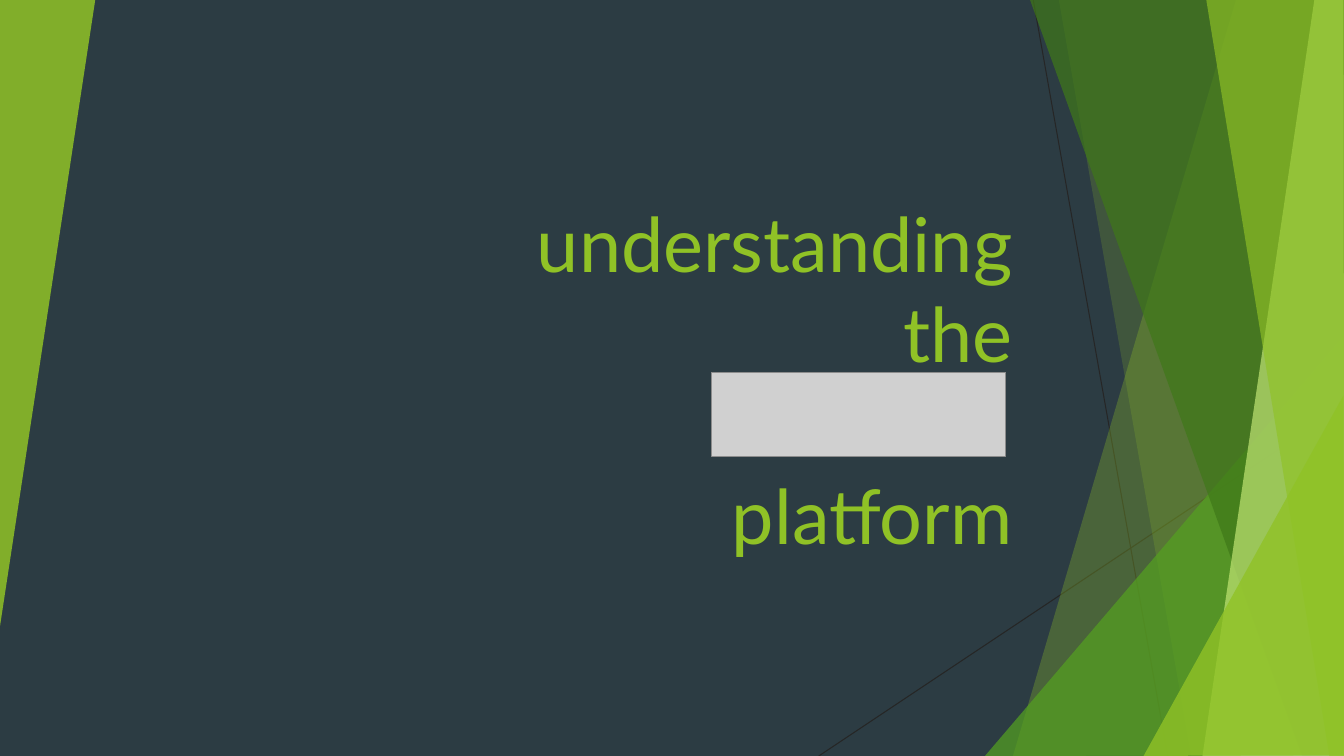
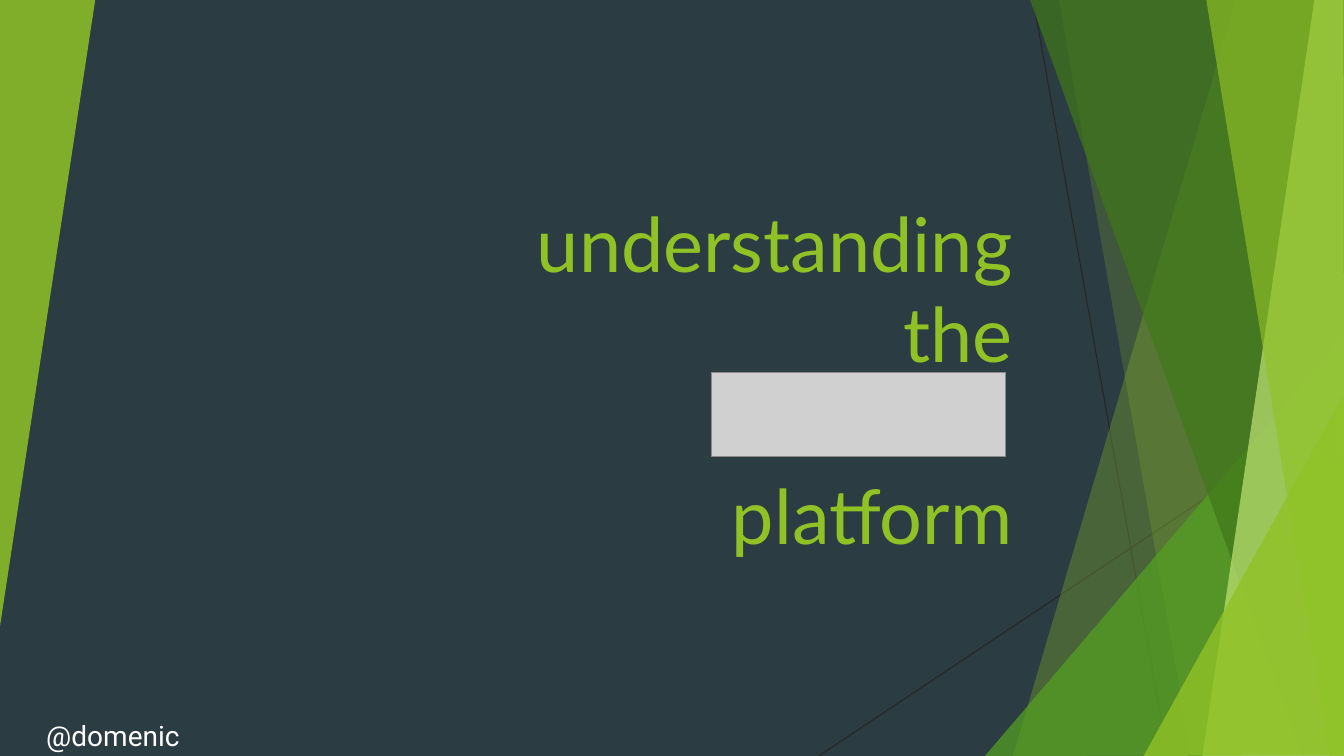
Before and after one commit to domenic/understanding-node, a slide deck: slide 1 of presentation.pptx. Drawn at 1344x756 pixels with LibreOffice and Linux fonts; fonts in the diff are those of the drawing; grey boxes stand for pictures. Boxes give left, top, right and bottom in pixels: in the first picture for what was removed or moved away, otherwise in the second. Text is boxed around its words. In the diff, an @@ line names an element or a change of style, - is before the commit and + after.

```diff
--- a/presentation.pptx
+++ b/presentation.pptx
@@ text added at bbox=[46, 725, 179, 752], 20 pt, text #FFFFFF @@
+@domenic
```
Also in this commit, not shown: 38 other slides changed, 4 slides added, 4 slides removed.
